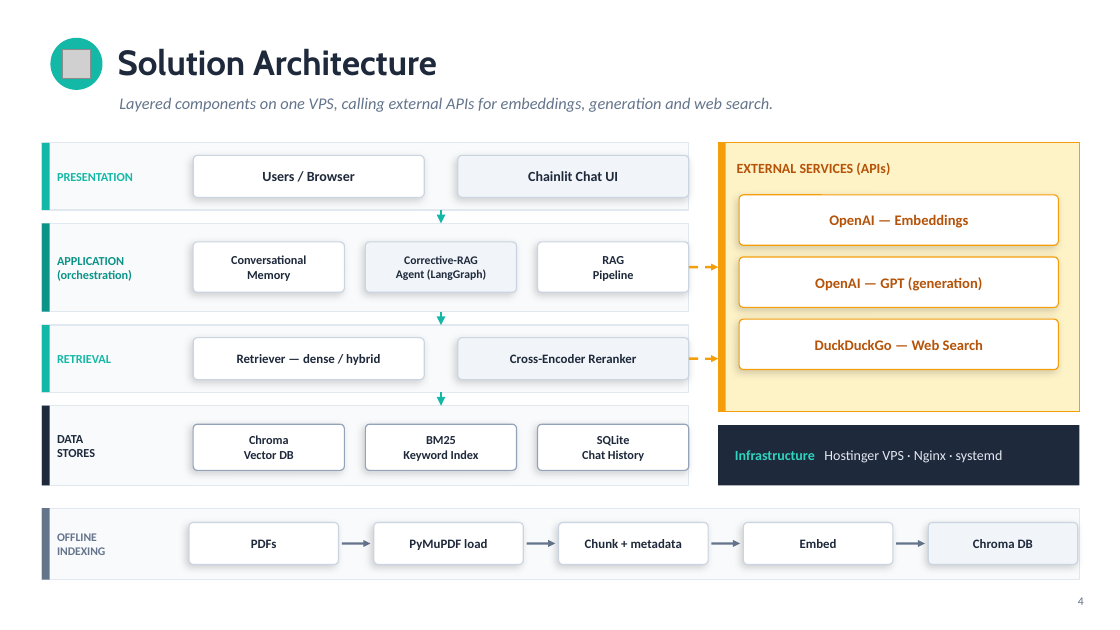
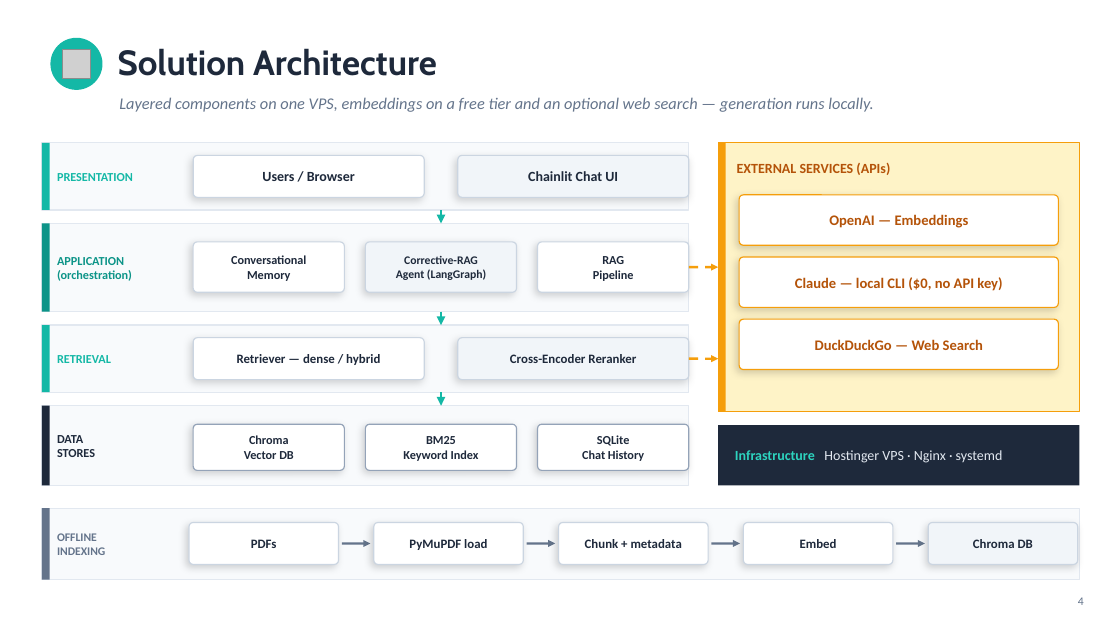
Before and after one commit to JineeshTS/AnalyticsVidhyaCapstone, a slide deck: slide 4 of Capstone_Research_Paper_Answer_Bot.pptx. Drawn at 1120x630 pixels with LibreOffice and Linux fonts; fonts in the diff are those of the drawing; grey boxes stand for pictures. Boxes give left, top, right and bottom in pixels: in the first picture for what was removed or moved away, otherwise in the second. Text is boxed around its words. In the diff, an @@ line names an element or a change of style, - is before the commit and + after.

```diff
--- a/Capstone_Research_Paper_Answer_Bot.pptx
+++ b/Capstone_Research_Paper_Answer_Bot.pptx
@@ text at (x1=119, y1=97, x2=873, y2=112): text changed @@
-Layered components on one VPS, calling external APIs for embeddings, generation and web search.
+Layered components on one VPS, embeddings on a free tier and an optional web search — generation runs locally.
@@ text at (x1=795, y1=277, x2=1002, y2=291): text changed @@
-OpenAI — GPT (generation)
+Claude — local CLI ($0, no API key)
```
Also in this commit, not shown: 5 other slides changed, 4 slides added.
